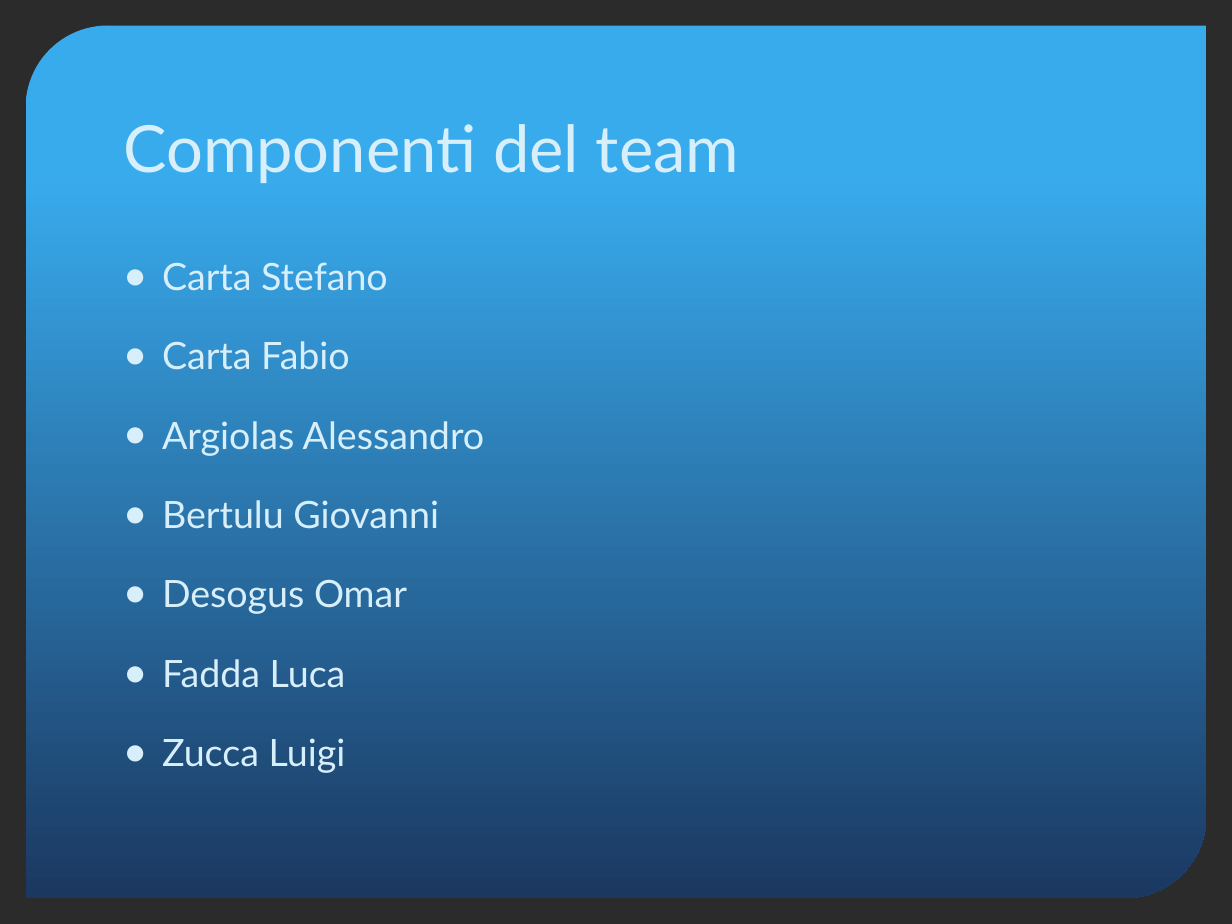
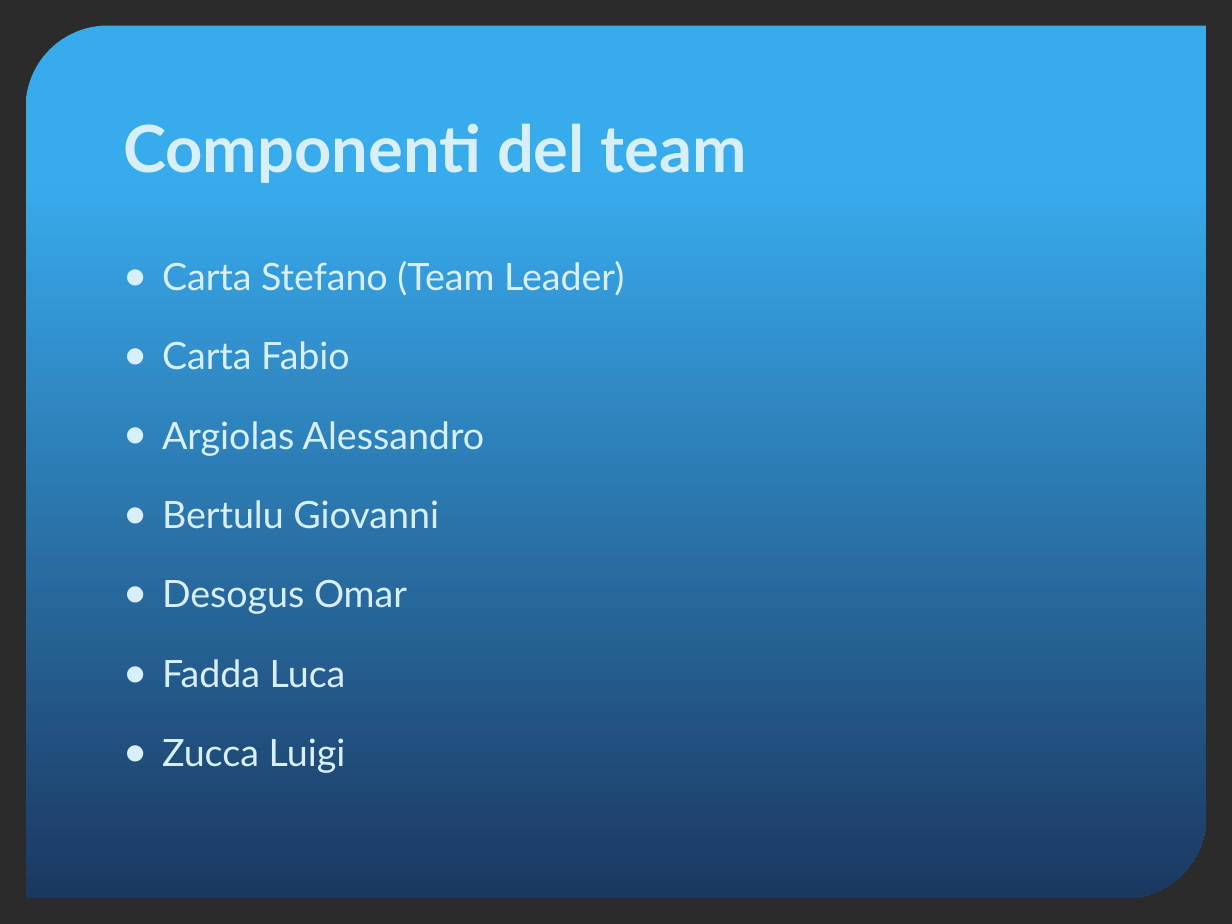
Before and after one commit to yan0z/ISW, a slide deck: slide 2 of Quesito4-presentazione.pptx. Drawn at 1232x924 pixels with LibreOffice and Linux fonts; fonts in the diff are those of the drawing; background and template pictures are left out; a plain dark background stands for a picture behind light text. Boxes give left, top, right and bottom in pixels: in the first picture for what was removed or moved away, otherwise in the second. Text is boxed around its words. In the diff, an @@ line names an element or a change of style, - is before the commit and + after.

```diff
--- a/Quesito4-presentazione.pptx
+++ b/Quesito4-presentazione.pptx
@@ title "Componenti del team" at bbox=[123, 123, 747, 183]: bold on @@
@@ text at bbox=[162, 261, 624, 296]: text changed @@
-● Carta Stefano
+● Carta Stefano (Team Leader)
```
Also in this commit, not shown: 4 other slides changed, 1 other file.
